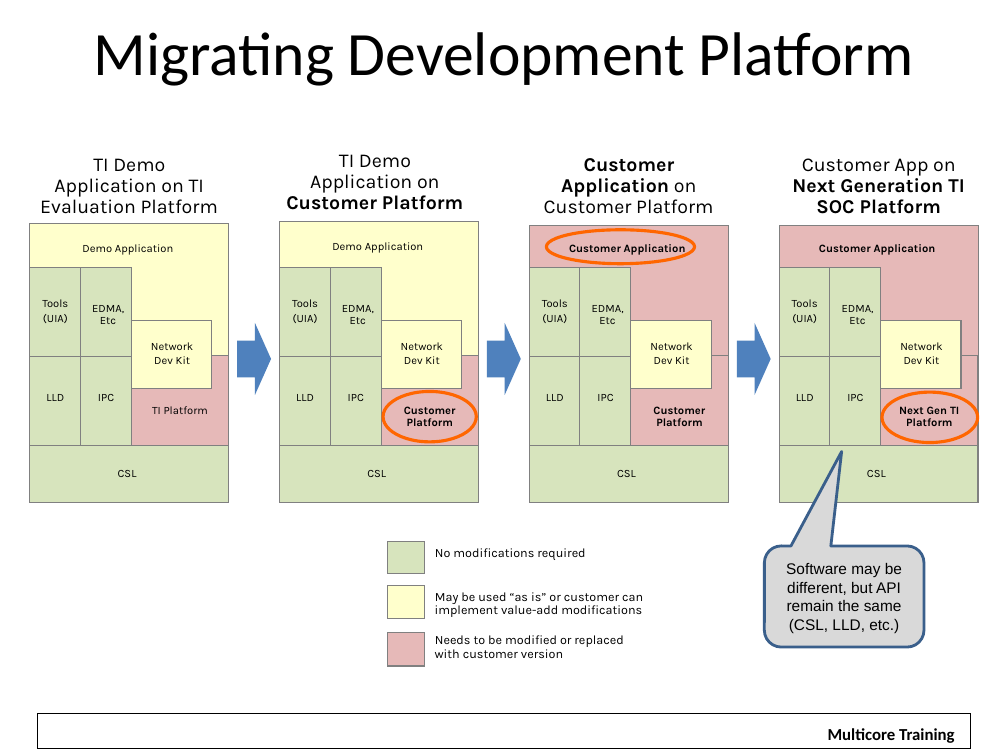
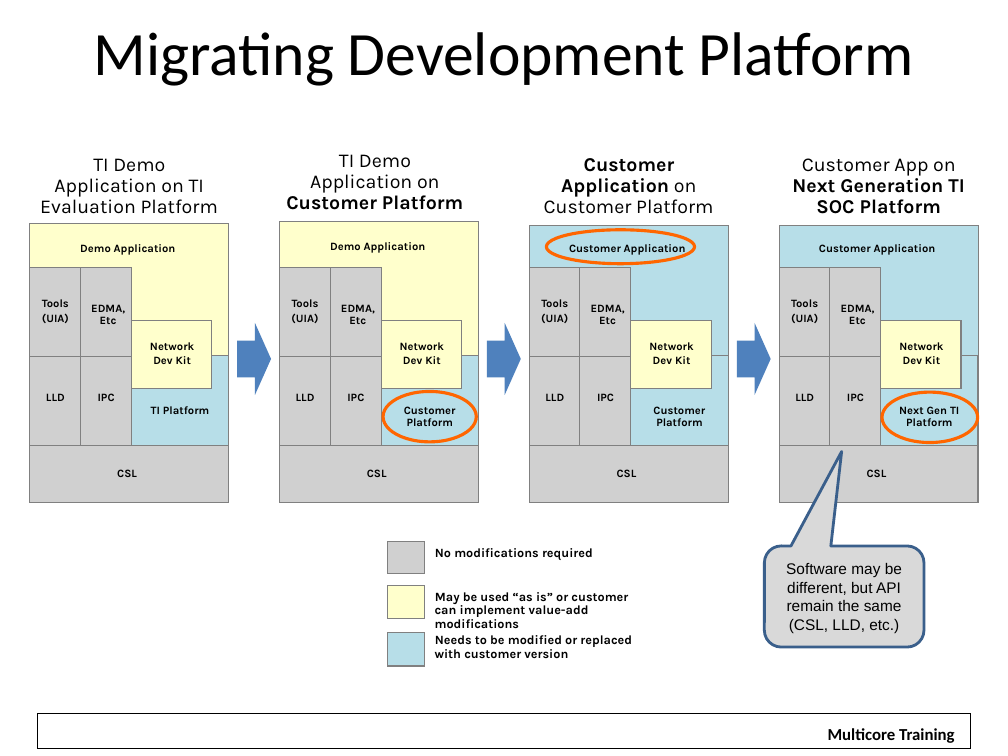
Before and after one commit to hari1989/keystone-workshop, a slide deck: slide 8 of slides/Intro to MCSDK.pptx. Drawn at 1008x756 pixels with LibreOffice and Linux fonts; fonts in the diff are those of the drawing; grey boxes stand for pictures; background and template pictures are left out. Boxes give left, top, right and bottom in pixels: in the first picture for what was removed or moved away, otherwise in the second. Text is boxed around its words. In the diff, an @@ line names an element or a change of style, - is before the commit and + after.

```diff
--- a/slides/Intro to MCSDK.pptx
+++ b/slides/Intro to MCSDK.pptx
@@ group removed at box(30, 268, 229, 502): 5 rectangles @@
@@ group added at box(30, 268, 229, 502): 5 pictures @@
@@ group removed at box(279, 268, 478, 502): 5 rectangles @@
@@ group added at box(279, 268, 478, 502): 5 pictures @@
@@ group removed at box(529, 268, 728, 502): 5 rectangles @@
@@ group added at box(529, 268, 728, 502): 5 pictures @@
@@ group removed at box(779, 268, 978, 502): 5 rectangles @@
@@ group added at box(779, 268, 978, 502): 5 pictures @@
@@ fill #E6B9B8 to #B7DEE8 in 7 elements at box(388, 632, 424, 666), box(131, 356, 229, 446), box(381, 356, 479, 446), box(529, 226, 728, 357), box(631, 356, 729, 446), box(779, 226, 978, 357), box(881, 356, 979, 446) @@
@@ rectangle removed at box(388, 542, 424, 575) @@
@@ picture added at box(388, 542, 424, 575) @@
@@ bold on in 30 elements at box(435, 592, 628, 628), box(435, 635, 632, 658), box(117, 469, 137, 477), box(151, 406, 209, 414), box(150, 342, 194, 364), box(80, 244, 176, 255), box(98, 393, 115, 401), box(46, 393, 65, 401), box(91, 304, 125, 324), box(42, 299, 69, 323), box(367, 469, 387, 477), box(347, 393, 364, 401), box(296, 393, 315, 401), box(400, 342, 444, 364), box(341, 304, 375, 324), box(291, 299, 319, 323), box(330, 242, 426, 253), box(617, 469, 637, 477), box(649, 342, 693, 364), box(597, 393, 614, 401), box(545, 393, 564, 401), box(591, 304, 625, 324), box(541, 299, 568, 323), box(867, 469, 887, 477), box(899, 342, 943, 364), box(847, 393, 864, 401), box(795, 393, 814, 401), box(841, 304, 875, 324), box(791, 299, 818, 323), box(435, 548, 593, 560) @@
```
Also in this commit, not shown: 6 other slides changed, 2 slides removed, 6 other files.
